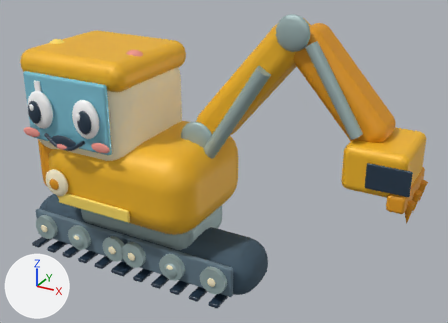
Two versions of the glTF model public/models/sunny-excavator.glb, one commit apart.
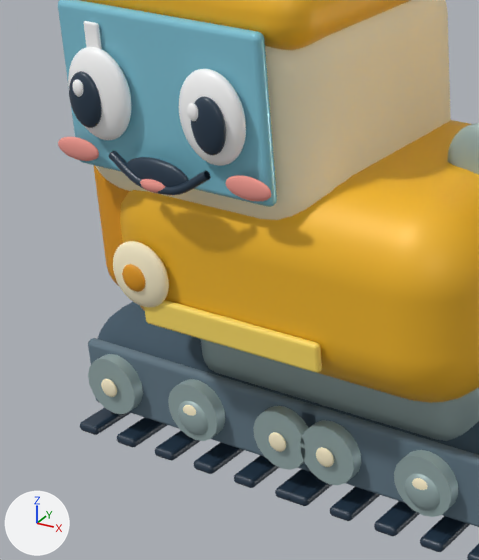
Each version appears first whole from a 50 mm lens placed at (1.74, -2.33, 1.88), pointed at (0.45, 0.02, 0.71), and next in a close-up on the part from 0% to 43% of the width and 22% to 92% of the height. Lighting does not change. The marker at lower left points along +X, +Y and +Z. The last two pictures show the newer version. Where no turn or scale is listed for an object, it has been applied to the vertices.

In view in the first close-up: 'Badge_Centre', 'Cab_Roof', 'Cab_Shell', 'Catchlight', 'Catchlight.001', 'Cheek_R', 'Eye_White', 'Eye_White.001', 'Happy_Mouth', 'Happy_Tongue', 'Pupil', 'Pupil.001', 'Rear_Counterweight', 'Rubber_Track', 'Side_Stripe', 'Star_Badge', 'Track_Inset', 'Track_Inset.001', 'Track_Roller.003', 'Undercarriage', 'Windshield', 'Windshield_Shine', 'Yellow_Body' and 26 more.
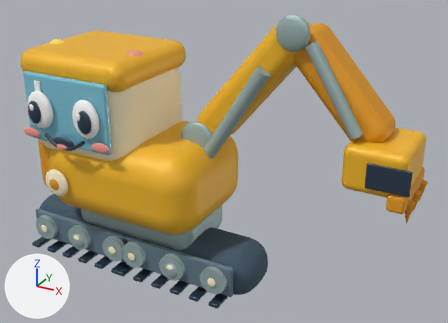
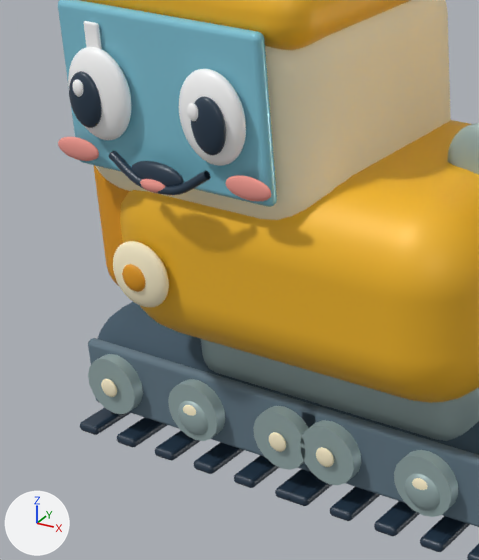
Edits to the bpy script that builds the scene:
```text
Change mat_material_6:
    mat_material_6.base_color: (1.0, 0.738, 0.13) -> (0.784, 0.328, 0.00857)  # yellow #ffdf65 -> orange #e59b17
Change mat_material_7:
    mat_material_7.base_color: (0.784, 0.328, 0.00857) -> (0.227, 0.584, 0.723)  # orange #e59b17 -> cyan #83c9dd
Change mat_material_8:
    mat_material_8.base_color: (0.227, 0.584, 0.723) -> (1.0, 1.0, 1.0)  # cyan #83c9dd -> white #ffffff
Change mat_material_9:
    mat_material_9.base_color: (1.0, 1.0, 1.0) -> (1.0, 0.738, 0.13)  # white #ffffff -> yellow #ffdf65
Change me_mesh_31:
    where me_mesh_31.from_pydata(...)  # 296 vertices, 588 faces; spans x -0.09..0.09, y -0.3..0.3, z -0.185..0.185
    remove me_mesh_31.materials.append(mat_material_7)  # orange #e59b17
    add me_mesh_31.materials.append(mat_material_6)  # orange #e59b17
Change me_mesh_37:
    where me_mesh_37.from_pydata(...)  # 296 vertices, 588 faces; spans x -0.24..0.24, y -0.014..0.014, z -0.165..0.165
    remove me_mesh_37.materials.append(mat_material_8)  # cyan #83c9dd
    add me_mesh_37.materials.append(mat_material_7)  # cyan #83c9dd
Change me_mesh_38:
    where me_mesh_38.from_pydata(...)  # 296 vertices, 588 faces; spans x -0.0175..0.0175, y -0.004..0.004, z -0.06..0.06
    remove me_mesh_38.materials.append(mat_material_9)  # white #ffffff
    add me_mesh_38.materials.append(mat_material_8)  # white #ffffff
Change me_mesh_40:
    where me_mesh_40.from_pydata(...)  # 761 vertices, 1472 faces; spans x -1.0..1.0, y -1.0..1.0, z -1.0..1.0
    remove me_mesh_40.materials.append(mat_material_9)  # white #ffffff
    add me_mesh_40.materials.append(mat_material_4)  # dark blue #26394b
Change me_mesh_41:
    where me_mesh_41.from_pydata(...)  # 761 vertices, 1472 faces; spans x -1.0..1.0, y -1.0..1.0, z -1.0..1.0
    remove me_mesh_41.materials.append(mat_material_4)  # dark blue #26394b
    add me_mesh_41.materials.append(mat_material_8)  # white #ffffff
Change me_mesh_42:
    where me_mesh_42.from_pydata(...)  # 761 vertices, 1472 faces; spans x -1.0..1.0, y -1.0..1.0, z -1.0..1.0
    remove me_mesh_42.materials.append(mat_material_9)  # white #ffffff
    add me_mesh_42.materials.append(mat_material_8)  # white #ffffff
Change me_mesh_43:
    where me_mesh_43.from_pydata(...)  # 761 vertices, 1472 faces; spans x -1.0..1.0, y -1.0..1.0, z -1.0..1.0
    remove me_mesh_43.materials.append(mat_material_9)  # white #ffffff
    add me_mesh_43.materials.append(mat_material_4)  # dark blue #26394b
Change me_mesh_52:
    where me_mesh_52.from_pydata(...)  # 761 vertices, 1472 faces; spans x -1.0..1.0, y -1.0..1.0, z -1.0..1.0
    remove me_mesh_52.materials.append(mat_material_10)  # pink #f1998f
    add me_mesh_52.materials.append(mat_material_3)  # beige #fff3cf
Add me_mesh_48_1:
    me_mesh_48_1.from_pydata(...)  # 761 vertices, 1472 faces; spans x -1.0..1.0, y -1.0..1.0, z -1.0..1.0
    me_mesh_48_1.materials.append(mat_material_4)  # dark blue #26394b
Add me_mesh_39_1:
    me_mesh_39_1.from_pydata(...)  # 761 vertices, 1472 faces; spans x -1.0..1.0, y -1.0..1.0, z -1.0..1.0
    me_mesh_39_1.materials.append(mat_material_8)  # white #ffffff
Remove ob_side_stripe:
    ob_side_stripe = bpy.data.objects.new('Side_Stripe', me_mesh_30)
Change ob_eye_white:
    ob_eye_white: bpy.data.objects.new('Eye_White', me_mesh_40) -> bpy.data.objects.new('Eye_White', me_mesh_39_1)
Change ob_pupil:
    ob_pupil: bpy.data.objects.new('Pupil', me_mesh_41) -> bpy.data.objects.new('Pupil', me_mesh_40)
Change ob_catchlight:
    ob_catchlight: bpy.data.objects.new('Catchlight', me_mesh_42) -> bpy.data.objects.new('Catchlight', me_mesh_41)
Change ob_eye_white_001:
    ob_eye_white_001: bpy.data.objects.new('Eye_White.001', me_mesh_43) -> bpy.data.objects.new('Eye_White.001', me_mesh_42)
Change ob_pupil_001:
    ob_pupil_001: bpy.data.objects.new('Pupil.001', me_mesh_44) -> bpy.data.objects.new('Pupil.001', me_mesh_43)
Change ob_happy_mouth:
    ob_happy_mouth: bpy.data.objects.new('Happy_Mouth', me_mesh_49) -> bpy.data.objects.new('Happy_Mouth', me_mesh_48_1)
    ob_happy_mouth.scale: (0.077, 0.014, 0.034) -> (0.063, 0.014, 0.027)
Change ob_cheek_r:
    ob_cheek_r: bpy.data.objects.new('Cheek_R', me_mesh_52) -> bpy.data.objects.new('Cheek_R', me_mesh_51)
Change ob_star_badge:
    ob_star_badge: bpy.data.objects.new('Star_Badge', me_mesh_53) -> bpy.data.objects.new('Star_Badge', me_mesh_52)
```

Boxes (x1, y1, x2, y2) around the edits, measured in the close-ups (479 x 560 px):
'Side_Stripe', deleted (yellow)
    before: (144, 300, 322, 373)
'Happy_Mouth', reshaped, rescaled (16% narrower, 16% shorter)
    before: (126, 157, 189, 187)
    after: (131, 161, 184, 186)
